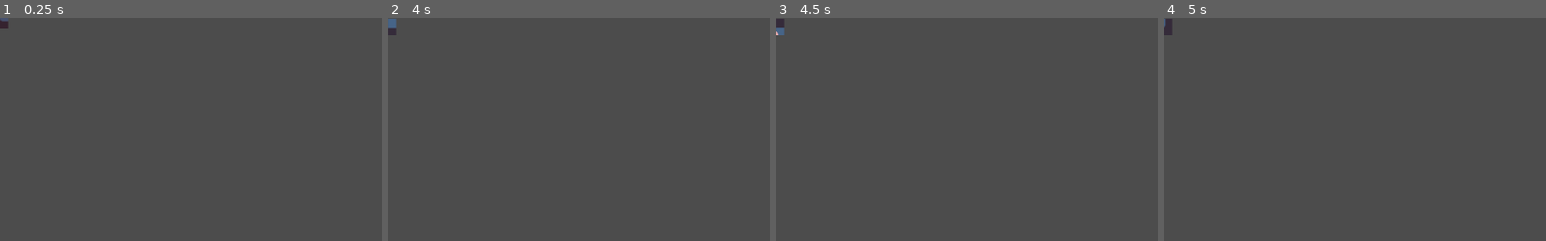
Above: before the commit, frames 1-4 (left to right).
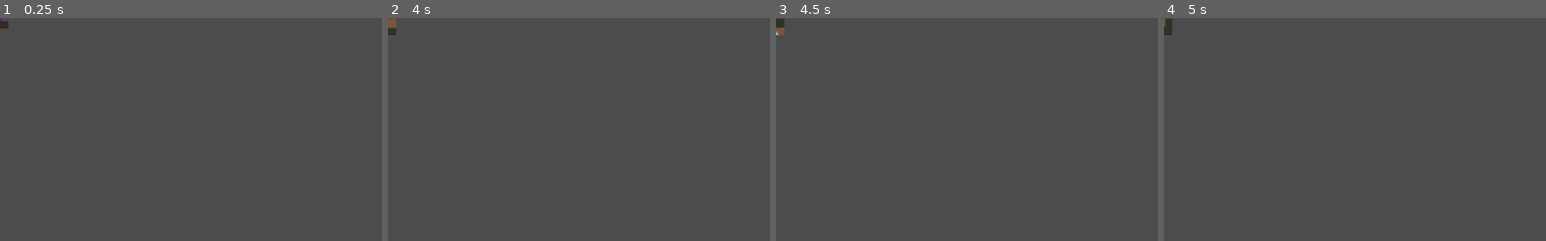
Above: after the commit, the same moments.

Repository: Hasenn/godot-erode-shader
Game: Godot game, scene res://TestScene.tscn
Two runs of this game, one before a commit and one after it. Both use one fixed random seed, a clock stepped at 60 frames per second and the inputs below. The project has no main scene, so this scene is started directly. The engine's default icon, where the game draws it, is replaced by a stand-in: a white triangle on a blue panel in a dark square.
Inputs:
- Up to frame 1 (0.25 s): no input
- Up to frame 2 (4 s): tap Enter at 0.5, 2.75 s; tap Space at 2, 3.5 s
- Up to frame 3 (4.5 s): tap Enter at 4.25 s
- Up to frame 4 (5 s): no input
The pictures show only the part of the screen within x 0-50%, y 0-50%; the shares and areas given below are measured in that part.

The runs differ from the first frame. In frame 2, 0.1% of the frame differs, in the area x 0-3%, y 0-5%; in frame 3, less than 0.1%; in frame 4, less than 0.1%.

Commit message:
Add hue shift

Diff:
--- a/TestScene.tscn
+++ b/TestScene.tscn
@@ -21,21 +21,37 @@
 [sub_resource type="CurveTexture" id=6]
 curve = SubResource( 5 )
 
+[sub_resource type="Curve" id=11]
+_data = [ Vector2( 0, 0 ), 0.0, 0.0, 0, 0, Vector2( 0.991477, 0.994318 ), 0.0, 0.0, 0, 0 ]
+
+[sub_resource type="CurveTexture" id=12]
+curve = SubResource( 11 )
+
 [sub_resource type="ShaderMaterial" id=7]
 shader = ExtResource( 1 )
 shader_param/particles_anim_h_frames = 3
 shader_param/particles_anim_v_frames = 3
 shader_param/particles_anim_loop = false
 shader_param/erosion_smoothness = 0.1
+shader_param/use_hue_shift = true
 shader_param/alpha_texture = SubResource( 2 )
 shader_param/erosion_curve = SubResource( 6 )
 shader_param/color_ramp = SubResource( 4 )
+shader_param/shift_curve = SubResource( 12 )
 
-[sub_resource type="ParticlesMaterial" id=8]
+[sub_resource type="Curve" id=8]
+min_value = -1.0
+_data = [ Vector2( 0, 1 ), 0.0, 0.0, 0, 0, Vector2( 1, -1 ), 0.0, 0.0, 0, 0 ]
+
+[sub_resource type="CurveTexture" id=9]
+curve = SubResource( 8 )
+
+[sub_resource type="ParticlesMaterial" id=10]
 flag_disable_z = true
 gravity = Vector3( 0, 98, 0 )
 orbit_velocity = 0.0
 orbit_velocity_random = 0.0
+hue_variation_curve = SubResource( 9 )
 anim_offset = 1.0
 anim_offset_random = 1.0
 
@@ -44,5 +60,5 @@
 [node name="Particles2D" type="Particles2D" parent="."]
 material = SubResource( 7 )
 amount = 2
-process_material = SubResource( 8 )
+process_material = SubResource( 10 )
 texture = ExtResource( 2 )
--- a/alpha_erode_animated.shader
+++ b/alpha_erode_animated.shader
@@ -1,5 +1,7 @@
 shader_type canvas_item;
 render_mode blend_mix;
+
+
 // Particle animation uniforms
 uniform int particles_anim_h_frames;
 uniform int particles_anim_v_frames;
@@ -9,8 +11,22 @@
 uniform sampler2D erosion_curve:hint_black;
 uniform sampler2D color_ramp:hint_black;
 uniform float erosion_smoothness : hint_range(0.,0.5,0.01) = 0.1;
+uniform bool use_hue_shift = false;
+uniform sampler2D shift_curve : hint_black;
+varying float lifetime;
 
-varying float lifetime;
+vec4 HueShift (in vec3 color, in float Shift)
+{
+    vec3 P = vec3(0.55735)*dot(vec3(0.55735),color);
+
+    vec3 U = color-P;
+
+    vec3 V = cross(vec3(0.55735),U);
+
+    color = U*cos(Shift*6.2832) + V*sin(Shift*6.2832) + P;
+
+    return vec4(color,1.0);
+}
 
 void vertex() {
 	// Particle animation support
@@ -32,6 +48,12 @@
 void fragment(){
     vec4 col = texture(TEXTURE,UV);
     col *= texture(color_ramp,vec2(lifetime,0));
+	if (use_hue_shift){
+		col.rgb = HueShift(
+			col.rgb,
+			texture(shift_curve,vec2(lifetime,0)).r
+		).rgb;
+	}
     float erosion = texture(alpha_texture,UV).r;
 
     float t = texture(erosion_curve,vec2(lifetime,0)).x;
Not shown: 1 places in TestScene.tscn that only renumber resources
